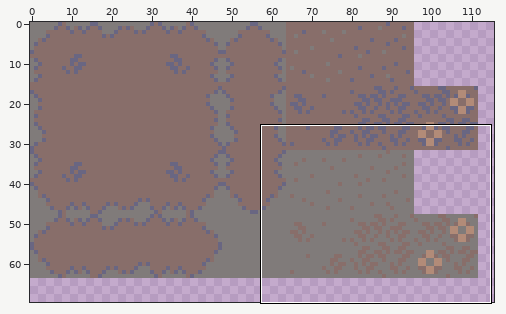
One commit to this pixel-art file: Assets/Sprites/Grasslands/Grasslands_Ground.aseprite. Above: a wide view before the commit, with the close-up outlined.
Close-up. Earlier state:
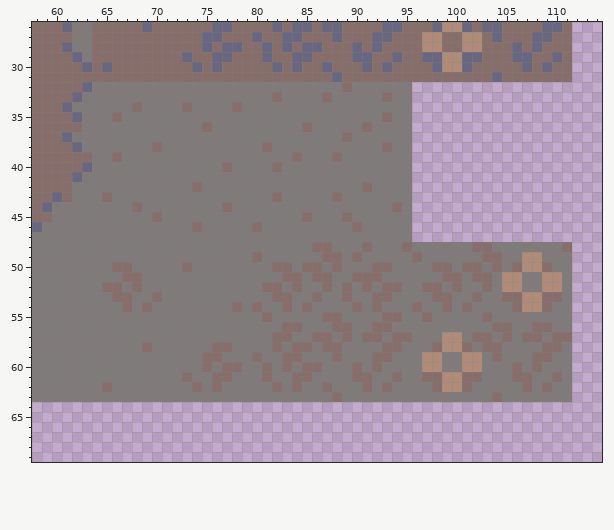
128x128 pixels, 1 frame. Shown: x 58..114, y 26..69. The wide view leaves out empty margins.
Now the later version:
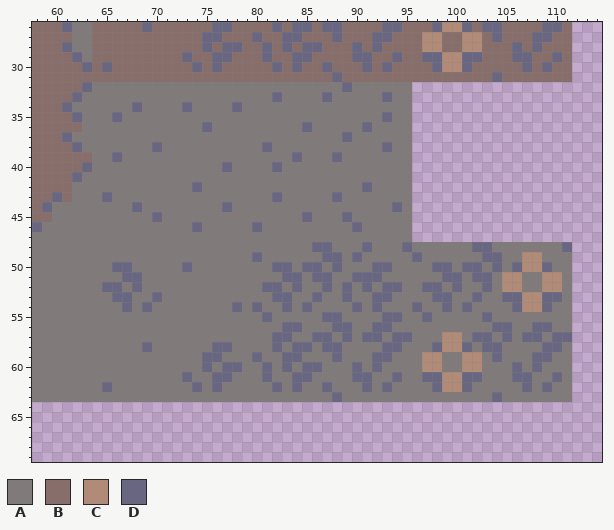
Palette (. is transparent): A #807b7a  B #886e6a  C #b28b78  D #696682
The exact change:
Changed rows in their new state; - is an unchanged pixel.
first column x 65:
32 ------------------------D----------------------
33 -----------------D----D-----D------------------
34 ---D----D----D---------------------------------
35 -D--------------------------D------------------
36 ----------D---------D-----D--------------------
37 ------------------------D----------------------
38 -----D----------D-----------D------------------
39 -D-----------------D---D-----------------------
40 ------------D----D-----------------------------
42 ---------D----------------D--------------------
43 D----------------D-----D-----------------------
44 ---D--------D----------------D-----------------
45 -----D--------------D---D----------------------
46 ---------D-----D---------D---------------------
48 ---------------------DD---D---D------DD-------D
49 ---------------D------DD-D-----D------DD-------
50 -DD-----D--------DD-DD-D---DD----DD-DD-D-D--D--
51 --DD--------------DD-DD--DDD------DD-DD--------
52 DD-D------------DD-D--D-D-D-DD--DD-D--D--------
53 -DD--D-----------DD--D--D--DD----DD--D--DD--DD-
54 --D-D--------D-D--D-D----D-D---D--D-D----D--D--
55 ----------------D-----DD----DD--D-----D--------
56 ------------------DD---DD--DD----------DD--DD--
57 -----------------DD--DD-D-DD-DD------DD-D-DD-DD
58 ----D------DD----D-DD-DD----DD---D--D-DD----DD-
59 ----------DD---D--DD---D---DD----------D---DD--
60 ----------D-DD--D-D-DD---D-D-------------D-D---
61 --------D--DD---D--DD----DD--D--DD--DD---DD--D-
62 D--------D-D-----D-D--D---D-D----D--D-----D-D--
63 -----------------------D---------------D-------
Boxes around the changes in both close-ups, in picture pixels (x1, y1, x2, y2):
changed: (102, 82, 572, 402)
